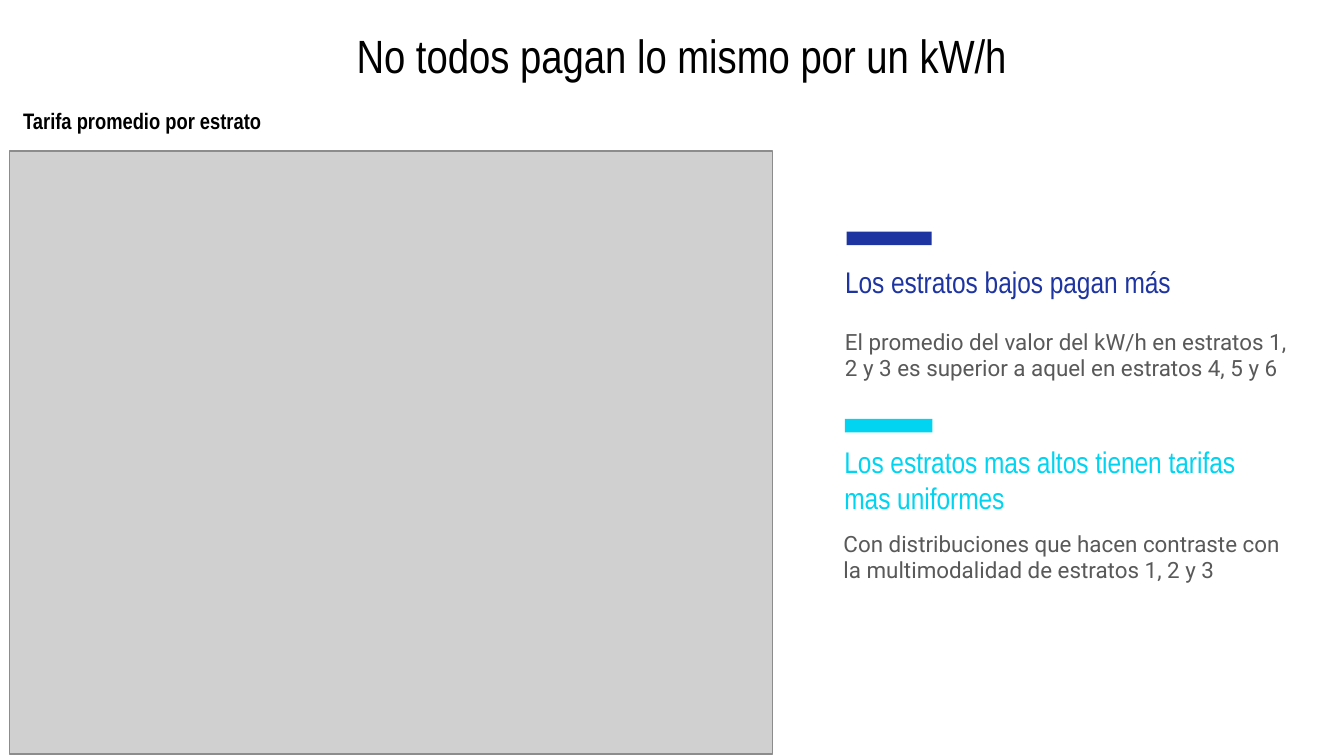
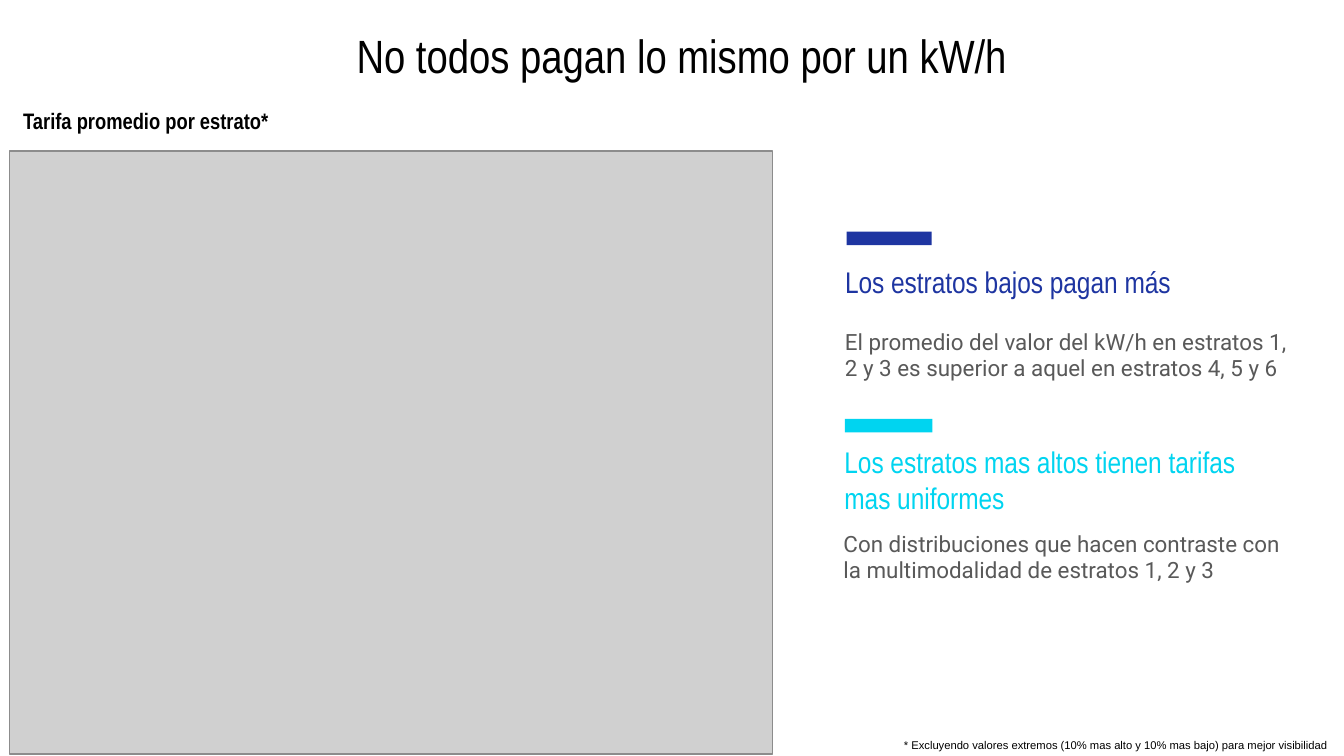
Before and after one commit to jtabordaj/research_eslatina, a slide deck: slide 12 of reporte_estadistico/presentacion/presentation.pptx (slide 8 before the commit). Drawn at 1344x756 pixels with LibreOffice and Linux fonts; fonts in the diff are those of the drawing; grey boxes stand for pictures. Boxes give left, top, right and bottom in pixels: in the first picture for what was removed or moved away, otherwise in the second. Text is boxed around its words. In the diff, an @@ line names an element or a change of style, - is before the commit and + after.

```diff
--- a/reporte_estadistico/presentacion/presentation.pptx
+++ b/reporte_estadistico/presentacion/presentation.pptx
@@ text at (23, 112, 268, 134): text changed @@
-Tarifa promedio por estrato
+Tarifa promedio por estrato*
@@ text added at (911, 741, 1328, 752), 6 pt, text #000000 @@
+* Excluyendo valores extremos (10% mas alto y 10% mas bajo) para mejor visibilidad
```
Also in this commit, not shown: 5 other slides changed, 5 slides added, 7 other files.
